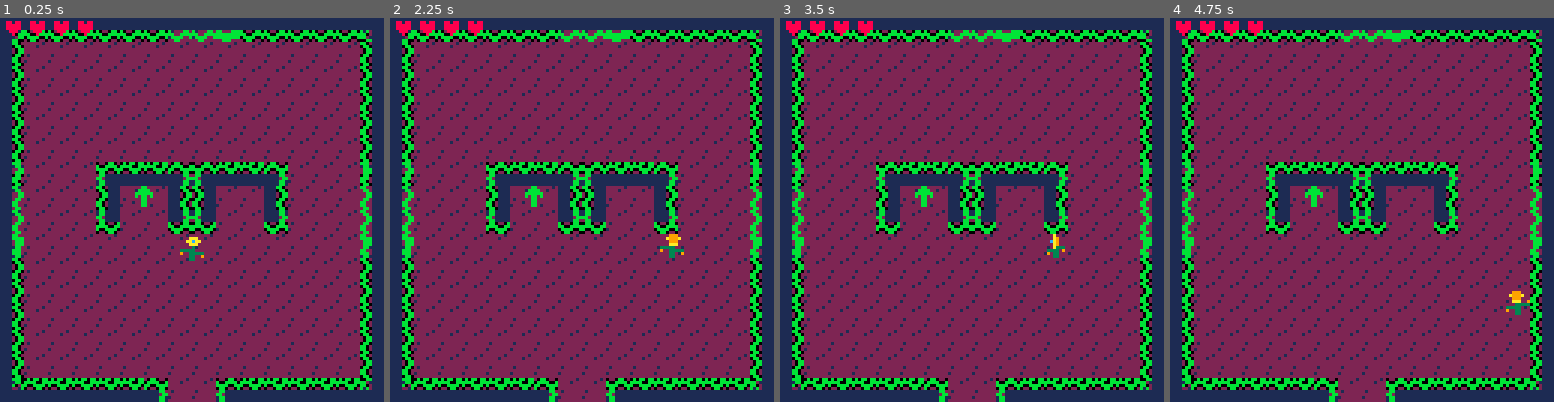
Above: before the commit, frames 1-4 (left to right).
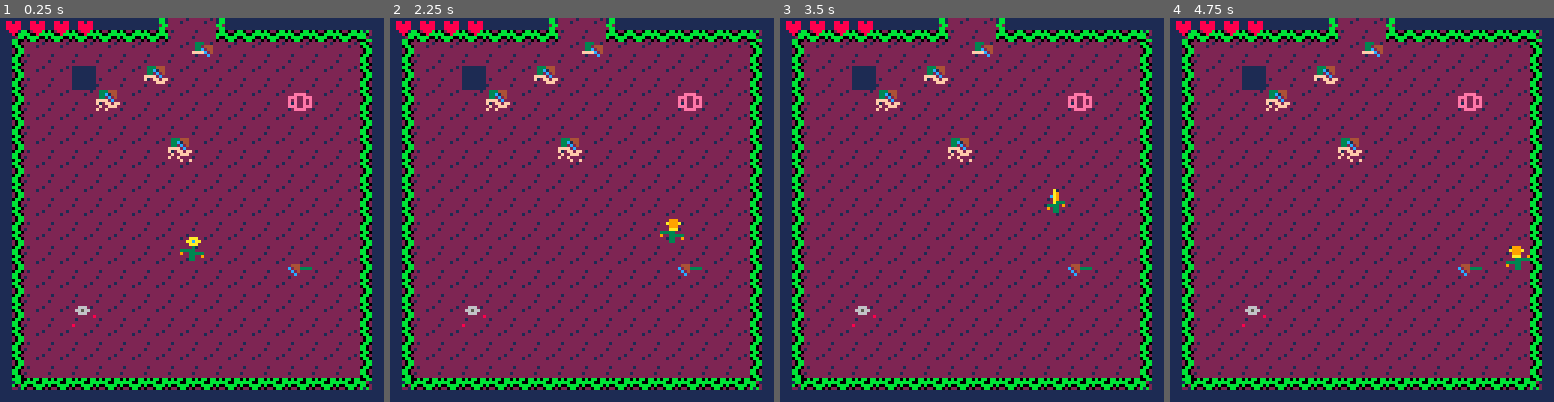
Above: after the commit, the same moments.

Repository: acwright/PICO-8
Game: PICO-8 cartridge ldjam/ldjam.p8
The game is run twice, just before and just after one commit, with the same random seed, the same clock (stepped at 60 frames per second) and the same inputs.
Inputs:
- Up to frame 1 (0.25 s): no input
- Up to frame 2 (2.25 s): tap X (X key) at 0.33, 1.07, 1.85 s; tap O (Z key) at 0.7, 1.7, 2.1 s; hold Right 1.6-2.1 s; hold Up from 2.15 s (still down)
- Up to frame 3 (3.5 s): release Up at 2.42 s; hold Right 2.47-3.03 s; tap O (Z key) at 2.5, 2.9, 3.3 s; tap X (X key) at 2.97 s; hold Left from 3.08 s (still down)
- Up to frame 4 (4.75 s): release Left at 3.58 s; hold Down 3.63-3.97 s; tap O (Z key) at 3.7, 4.1, 4.5 s; hold Right 4.02-4.68 s; tap X (X key) at 4.08 s; hold Up from 4.73 s (still down)

The runs differ from the first frame. In frame 1, 9.4% of the frame differs, in the area x 3-97%, y 0-100%; in frame 2, 9.7%; in frame 3, 9.6%; in frame 4, 9.8%.

Commit message:
take damage over time

Diff:
--- a/ldjam/ldjam.p8
+++ b/ldjam/ldjam.p8
@@ -62,7 +62,7 @@
 
 function init_game()
 	rooms=init_rooms()
-	room=rooms[1]
+	room=rooms[19]
 
 	player=init_player()
 	waves={}
@@ -159,6 +159,7 @@
 
 function init_player()
 	local timer=10
+	local health_lock=15
 	return {
 		x=60,
 		y=73,
@@ -175,7 +176,8 @@
 		sprite_timer=timer,
 		level=1,
 		health=4,
-		max_health=0,
+		max_health=4,
+		health_lock=0,
 		energy=0,
 		max_energy=0,
 		rest=0,
@@ -279,8 +285,6 @@
 			end
 			--heal
 			if (hit(self,6) and self.health<=4) self.health=4
-			--damage
-			if (hit(self,0)) self.health-=1
 			--elevator
 			local el=hit(self,7)
 			if el then
@@ -362,6 +366,10 @@
 				add(waves,wave)
 				self.energy-=1
 			end
+			--damage
+			if (hit(self,0) and self.health_lock==0) self.health-=1 self.health_lock=health_lock
+			if (self.health_lock>0) self.health_lock-=1
+
 			--energy
 			if self.energy<self.max_energy then
 				self.rest+=1
@@ -1114,7 +1122,7 @@
 00000000000000000000000000000000000000000000000000000000000000000000000000000000000000000000000000000000000000000000000000000000
 c000000000000000000000000000000cc000000000000000000000000000000c0000000000000000000000000000000000000000000000000000000000000000
 __gff__
-0002020202020a0a02020202020000000202000202020a0a0000000000000000800202020000044000000000000000001010101002020202010000000000000000000000000000000000000000000000000000000000000000000000000000000000000000000000000000000000000000000000000000000000000000000000
+0002020202020a0a02020202020000000202000202020a0a0000000000000000800202020000044000000000000000001010101002020202010101010101010100000000000000000000000000000000000000000000000000000000000000000000000000000000000000000000000000000000000000000000000000000000
 0000000000000000000000000000000000000000000000000000000000000000000000000000000000000000000000000000000000000000000000000000000000000000000000000000000000000000000000000000000000000000000000000000000000000000000000000000000000000000000000000000000000000000
 __map__
 0102020202020412120502020202020301020202020204121205020202020203010202020202020202020202020202030102020202031112121301020202020301020202020202020202020202020203010202020202041212130102020202030102020202020412120502020202020301020202020311121205020202020203
